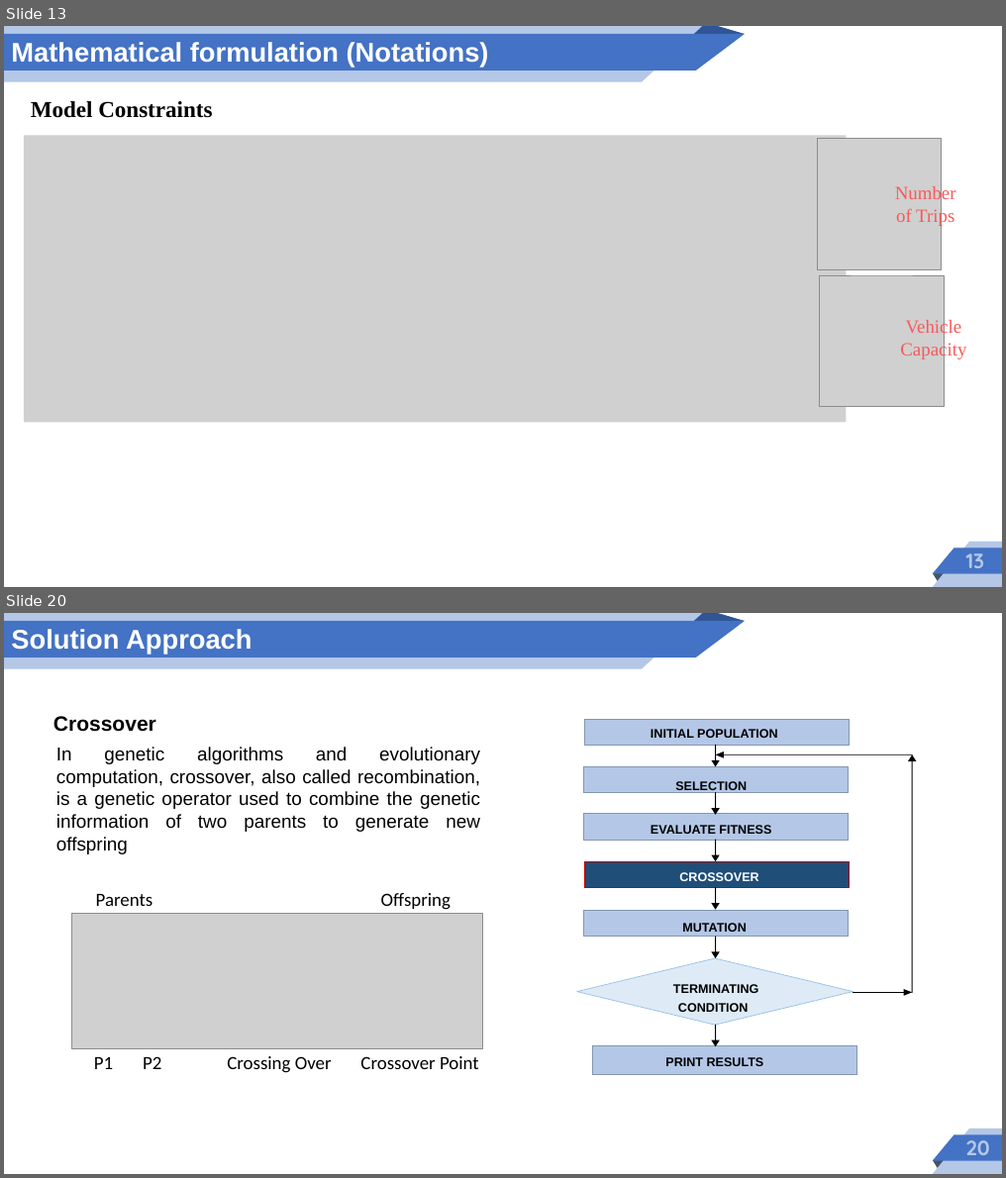
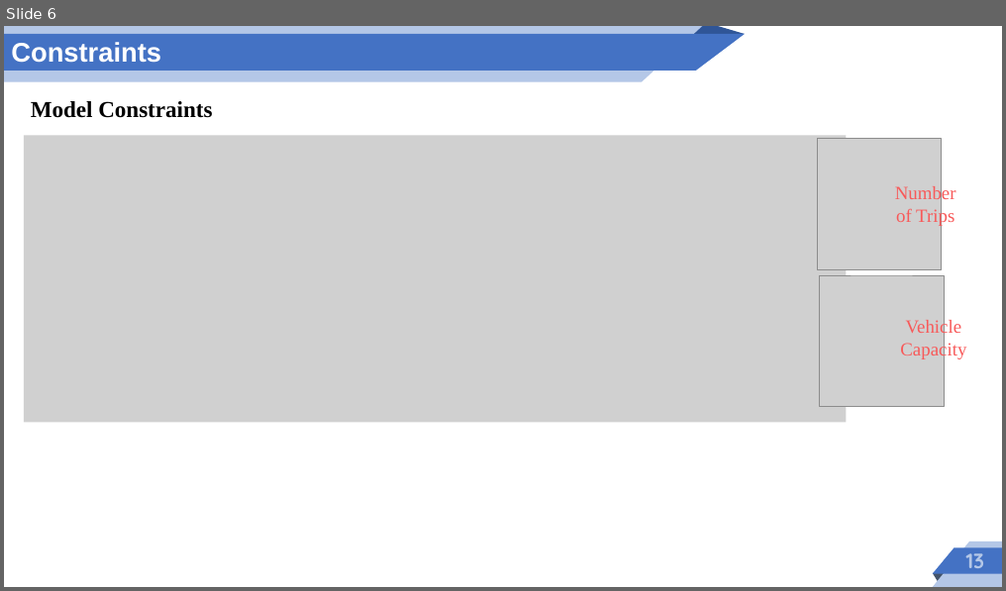
Before and after one commit to tawfiqh58/multiperiod-wood-sc-model, a slide deck: slide.pptx. Shown one above the other, each under a label of ours: slides 13 and 20 before the commit, slide 6 after it; the slides between them are not shown. The pictures are 1006x1178 and 1006x591 pixels, drawn with LibreOffice and Linux fonts; fonts in the diff are those of the drawing; grey boxes stand for pictures. Boxes give left, top, right and bottom in pixels: in the first picture for what was removed or moved away, otherwise in the second. Text is boxed around its words. In the diff, an @@ line names an element or a change of style, - is before the commit and + after.

```diff
--- a/slide.pptx
+++ b/slide.pptx
@@ slide 20 removed at (4, 613, 1002, 1174), background #FFFFFF @@
@@ text removed at (11, 629, 252, 654) @@
-Solution Approach
@@ group removed at (576, 719, 917, 1075): 16 freeform shapes, 8 texts @@
-INITIAL POPULATION
-SELECTION
-EVALUATE FITNESS
-CROSSOVER
-MUTATION
-PRINT RESULTS
-TERMINATING
-CONDITION
@@ group removed at (54, 716, 483, 1073): 8 texts, 1 picture @@
-Crossover
-In genetic algorithms and evolutionary computation, crossover, also called recombination, is a genetic operator used to combine the genetic information of two parents to generate new offspring
-Parents
-P1
-P2
-Crossing Over
-Offspring
-Crossover Point
@@ group removed at (4, 613, 1002, 1174): 2 triangles, 2 freeform shapes, 2 parallelograms, 1 text @@
-20
@@ what was slide 13 is now slide 6 @@
@@ slide 6 changed as well @@
@@ text removed at (11, 42, 489, 67) @@
-Mathematical formulation (Notations)
@@ text added at (11, 42, 161, 63), 26 pt, text #FFFFFF, bold @@
+Constraints
```
Also in this commit, not shown: 3 other slides changed, 3 slides added, 20 other slides removed, 17 other files.
